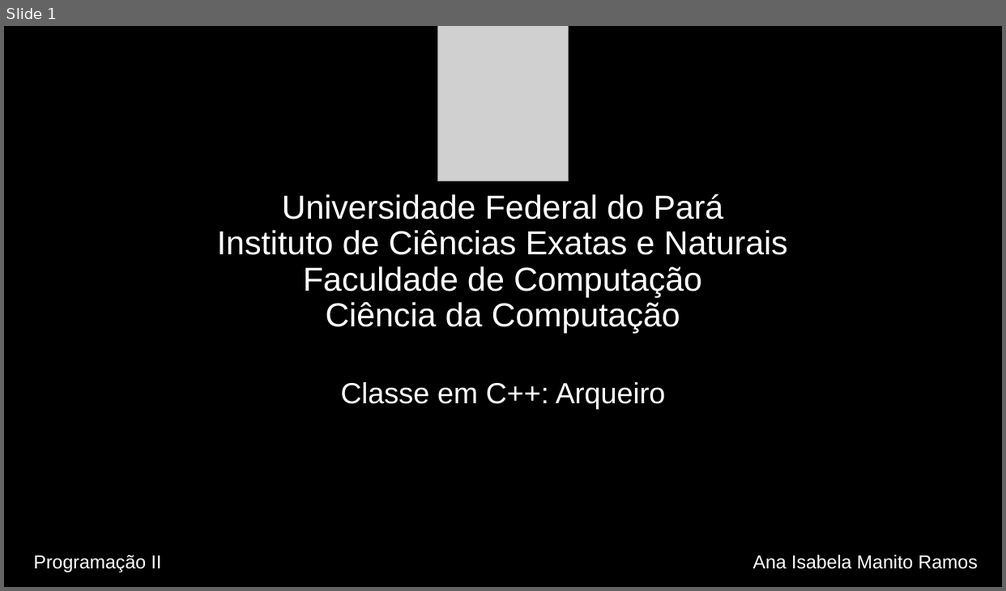
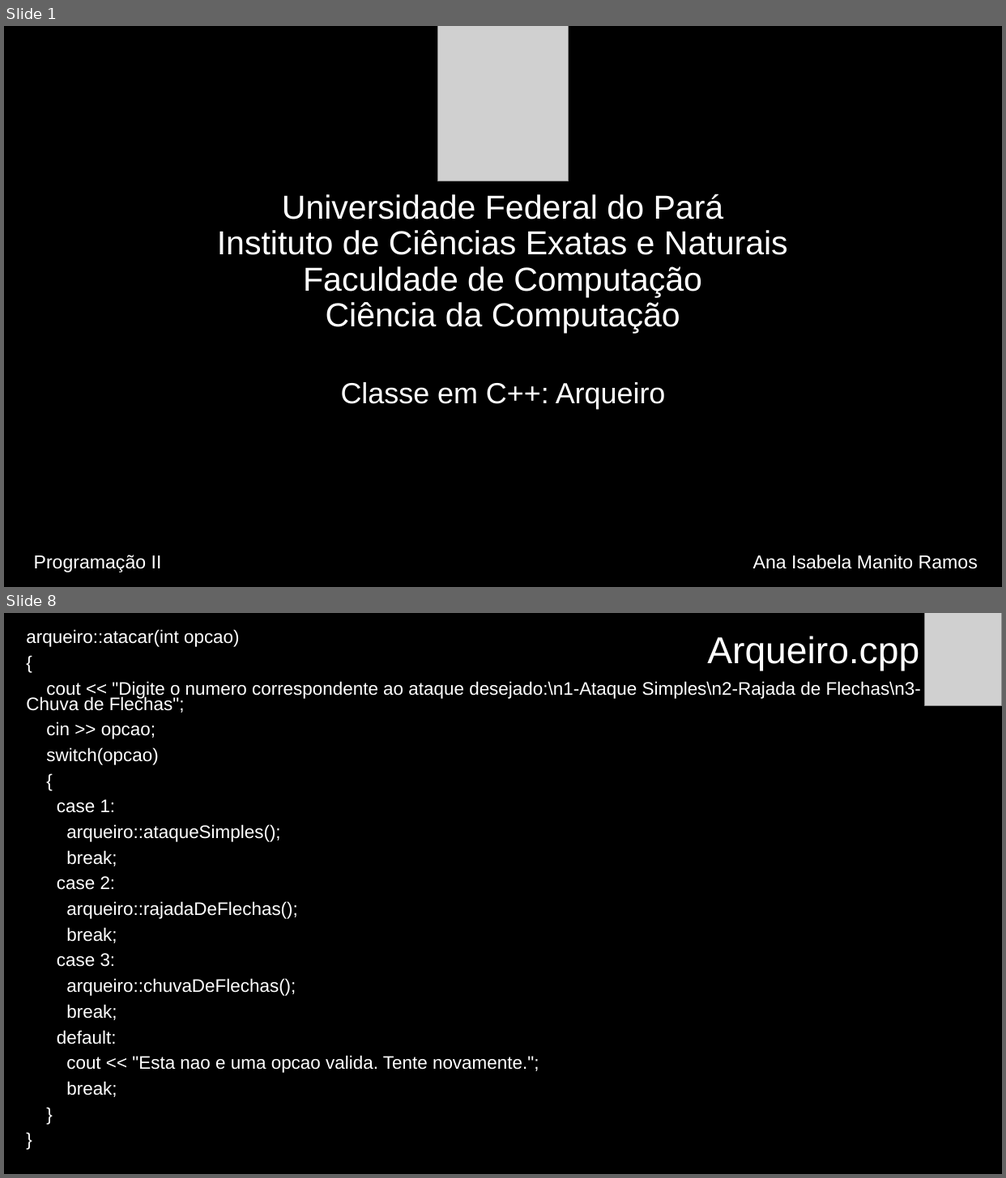
Before and after one commit to anaisabelamr/Arqueiro, a slide deck: Arqueiro/Arqueiro.pptx. Shown one above the other, each under a label of ours: slide 1 before the commit, slides 1 and 8 after it; the slides between them are not shown. The pictures are 1006x591 and 1006x1178 pixels, drawn with LibreOffice and Linux fonts; fonts in the diff are those of the drawing; grey boxes stand for pictures. Boxes give left, top, right and bottom in pixels: in the first picture for what was removed or moved away, otherwise in the second. Text is boxed around its words. In the diff, an @@ line names an element or a change of style, - is before the commit and + after.

```diff
--- a/Arqueiro/Arqueiro.pptx
+++ b/Arqueiro/Arqueiro.pptx
@@ slide 8 added at box(4, 613, 1002, 1174), background #000000 @@
@@ text added at box(26, 629, 921, 1097), 17.5 pt, text #FFFFFF @@
+arqueiro::atacar(int opcao)
+{
+cout << "Digite o numero correspondente ao ataque desejado:\n1-Ataque Simples\n2-Rajada de Flechas\n3-Chuva de Flechas";
+cin >> opcao;
+switch(opcao)
+{
+case 1:
+arqueiro::ataqueSimples();
+break;
+case 2:
+arqueiro::rajadaDeFlechas();
+break;
+case 3:
+arqueiro::chuvaDeFlechas();
+break;
+default:
+cout << "Esta nao e uma opcao valida. Tente novamente.";
+break;
+}
+}
@@ title added at box(707, 636, 919, 671), 36 pt, text #FFFFFF @@
+Arqueiro.cpp
@@ picture added at box(925, 613, 1002, 706) @@
```
Also in this commit, not shown: 5 slides changed, 5 other slides added, 14 other files.
